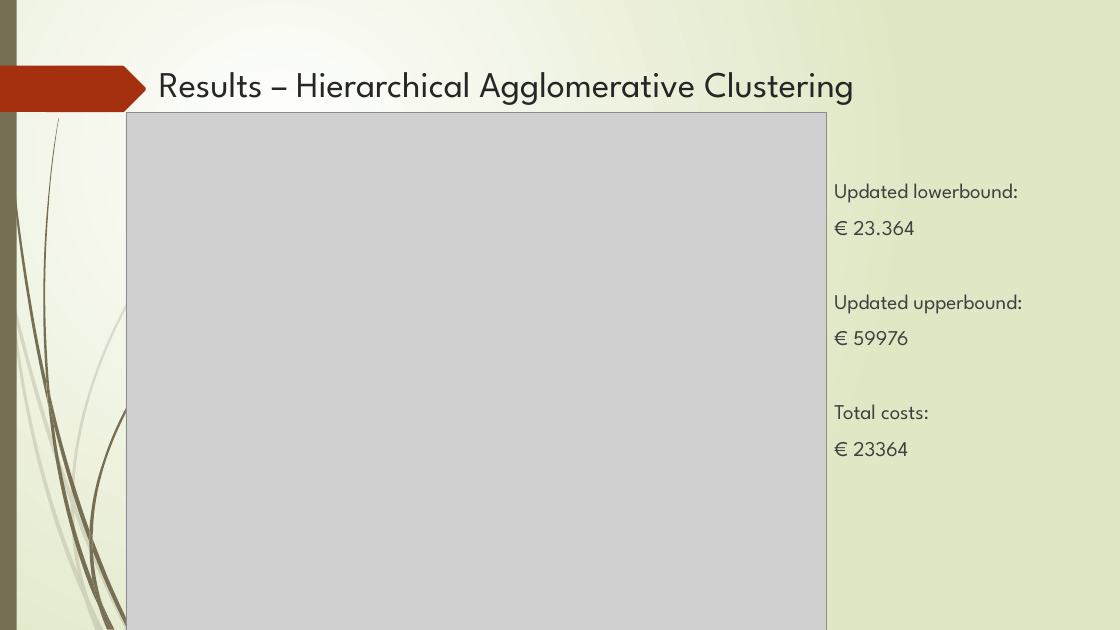
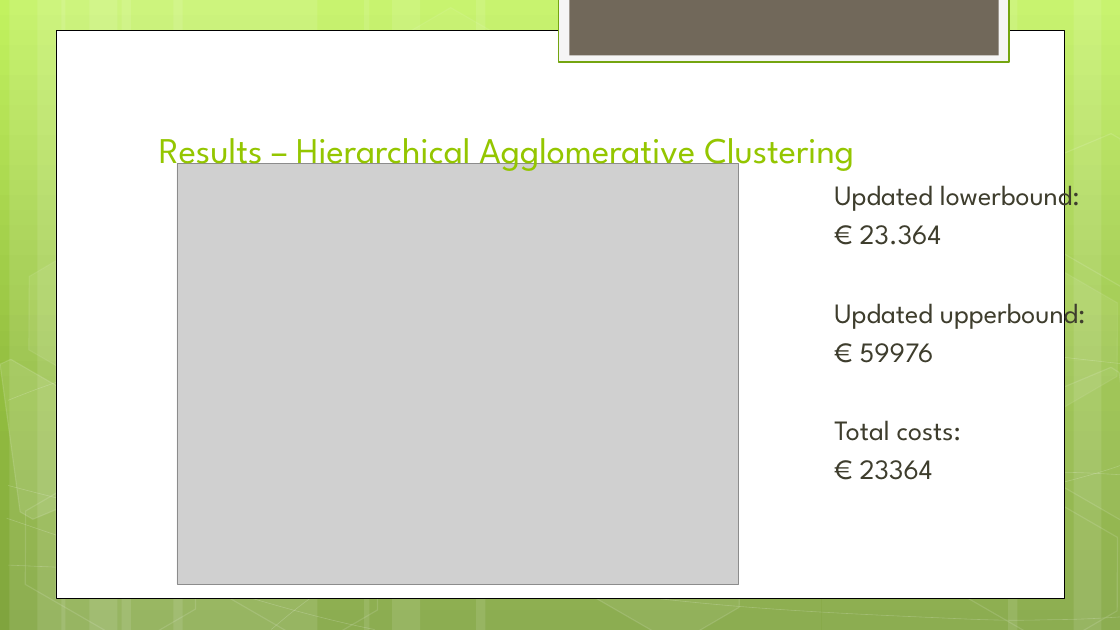
Before and after one commit to broekm006/SmartGrid, a slide deck: slide 16 of Final_V2.pptx. Drawn at 1120x630 pixels with LibreOffice and Linux fonts; fonts in the diff are those of the drawing; grey boxes stand for pictures. Boxes give left, top, right and bottom in pixels: in the first picture for what was removed or moved away, otherwise in the second. Text is boxed around its words. In the diff, an @@ line names an element or a change of style, - is before the commit and + after.

```diff
--- a/Final_V2.pptx
+++ b/Final_V2.pptx
@@ background gradient #FFFFFF to #DFE8C4 to gradient #C3F35F to #93BF3F to #81A53E @@
@@ rectangle: place and size @@
-rectangle at [0,0,17,630]
+rectangle at [9,0,66,630]
@@ rectangle at [9,0,66,630]: fill #766F54 to #FFFFFF at 10% opacity @@
@@ rectangle added at [559,0,1009,62], fill #F5F5F5, outline #74A510 1.25 pt @@
@@ rectangle added at [570,0,999,55], fill #71685A @@
@@ rectangle added at [56,30,1065,598], fill #FFFFFF, outline #000000 0.5 pt @@
@@ title "Results – Hierarchical Agglomerative Clustering" at [159,138,854,175]: text colour #262626 to #94C600; vertical alignment top to bottom @@
@@ freeform shape removed at [0,66,146,112] @@
@@ group added at [0,0,1120,630]: 11 rectangles, 7 freeform shapes, 7 hexagons @@
@@ picture: place and size @@
-picture at [126,112,826,630]
+picture at [177,163,739,584]
@@ text "Updated lowerbound:" at [834,177,1086,480]: size 18 to 24 pt, text colour #404040 to #3E3D2D; less space between paragraphs @@
@@ freeform shape at [0,356,139,543]: fill #766F54 at 20% opacity to #FFFFFF at 10% opacity; outline none to #FFFFFF 1 pt; rotation 0 to 30 degrees; outline redrawn @@
@@ group removed at [0,129,262,630]: 9 freeform shapes @@
@@ group removed at [3,0,218,630]: 12 freeform shapes @@
```
Also in this commit, not shown: 19 other slides changed.
